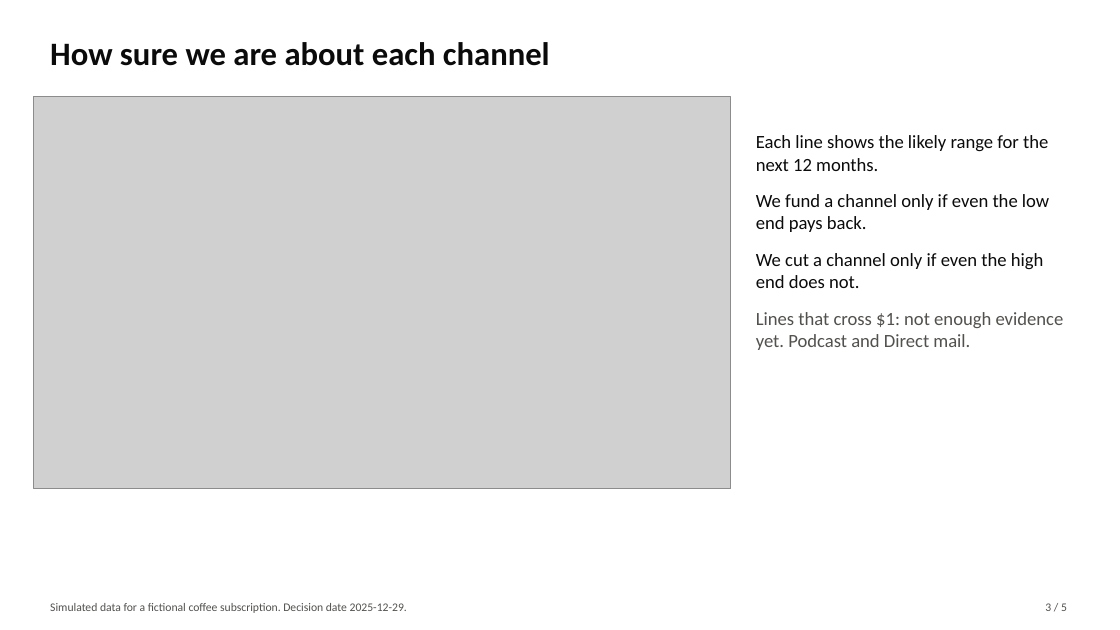
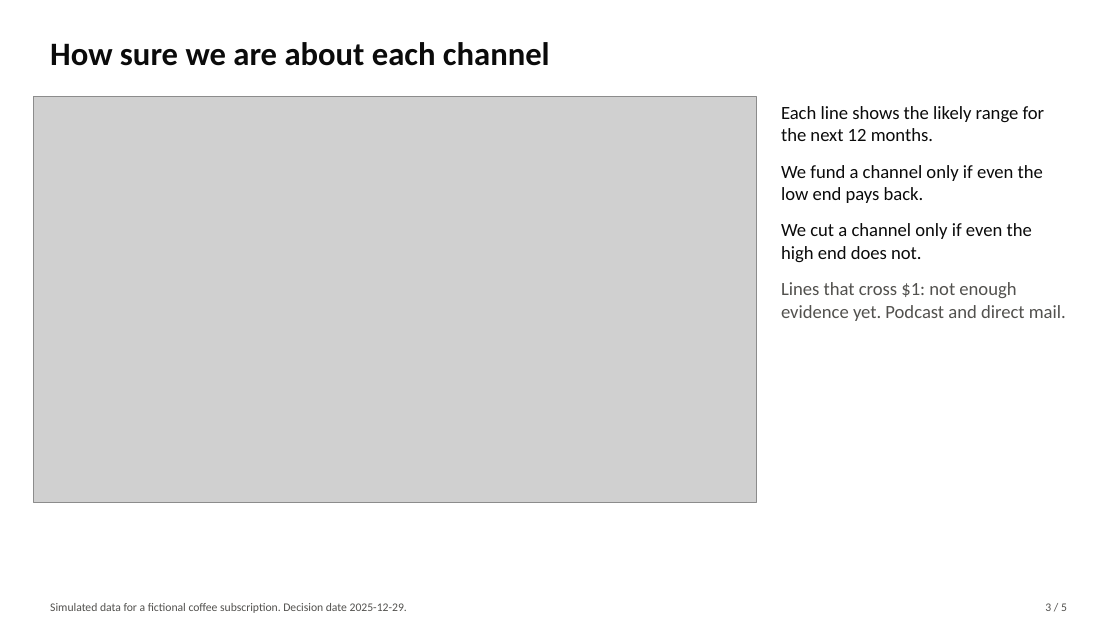
Before and after one commit to danwaseem/acquisition-channel-review, a slide deck: slide 3 of deck/readout.pptx. Drawn at 1120x630 pixels with LibreOffice and Linux fonts; fonts in the diff are those of the drawing; grey boxes stand for pictures. Boxes give left, top, right and bottom in pixels: in the first picture for what was removed or moved away, otherwise in the second. Text is boxed around its words. In the diff, an @@ line names an element or a change of style, - is before the commit and + after.

```diff
--- a/deck/readout.pptx
+++ b/deck/readout.pptx
@@ picture: place and size @@
-picture at bbox=[34, 97, 731, 489]
+picture at bbox=[34, 97, 756, 503]
@@ text "Each line shows the likely ...": place and size @@
-text "Each line shows the likely ..." at bbox=[756, 135, 1064, 350]
+text "Each line shows the likely ..." at bbox=[781, 106, 1066, 321]
@@ text at bbox=[781, 282, 1066, 321]: text changed @@
-Lines that cross $1: not enough evidence yet. Podcast and Direct mail.
+Lines that cross $1: not enough evidence yet. Podcast and direct mail.
```
Also in this commit, not shown: 4 other slides changed, 7 other files.
